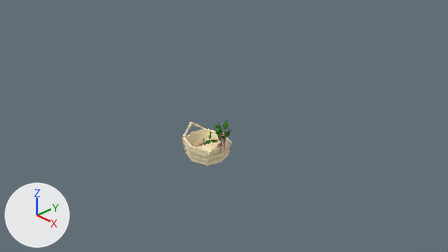
Two versions of the Blender file crops/crops/crops.blend, one commit apart.
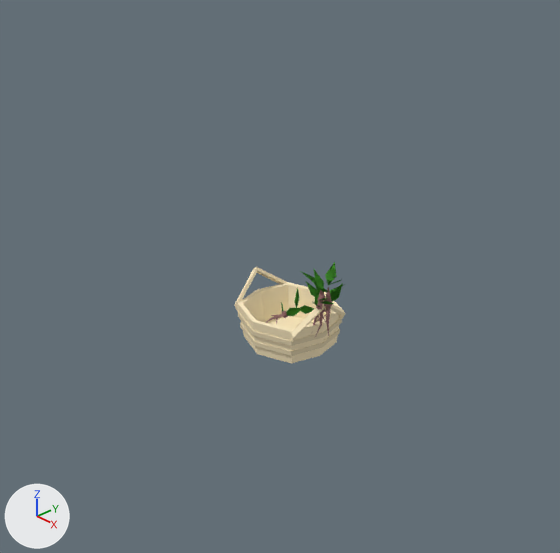
Old and new are each drawn from the file's camera 'Camera' and again close up on the part from 17% to 74% of the width and 0% to 100% of the height. Arrows for +X, +Y and +Z are at lower left; the lights stay in place. The older version's two pictures come first. The same objects are shown in both versions, whatever each file hides.

The first close-up shows 'basket', 'weed', 'weed0', 'weed1'.
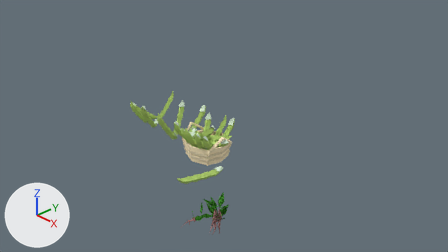
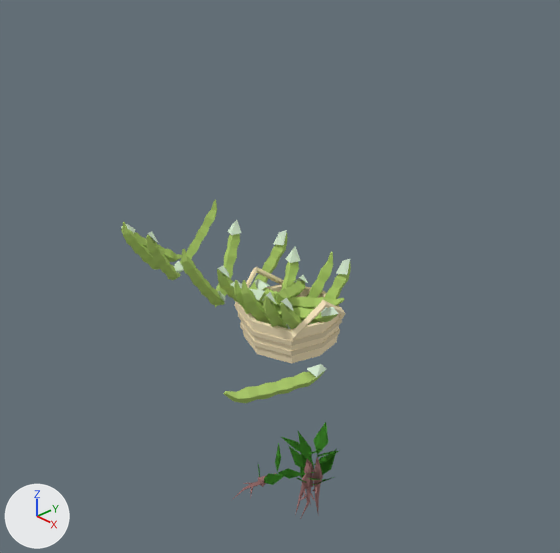
Commit message: Add bean crop items

Boxes (x1, y1, x2, y2) around the edits, measured in the close-ups (560 x 553 px):
'bean1', added: after (181, 220, 287, 307)
'bean2', added: after (121, 200, 217, 280)
'bean1 lowface', added: after (241, 246, 351, 329)
'weed1', moved: before (300, 262, 343, 336); after (280, 422, 337, 512)
'bean3', added: after (249, 275, 345, 325)
'bean', added: after (224, 364, 326, 403)
'weed0', moved: before (311, 268, 345, 337); after (295, 431, 340, 519)
'bean2 lowface', added: after (230, 252, 333, 329)
'weed', moved: before (265, 287, 314, 324); after (232, 443, 300, 500)

Diff of the bpy script that builds the scene:
```diff
--- a/crops/crops/crops.blend.py
+++ b/crops/crops/crops.blend.py
@@ mat_bean_greenpod @@
+mat_bean_greenpod = diffuse_material('bean greenpod')
+mat_bean_greenpod.base_color = (0.455, 0.653, 0.166)  # green #b4d371
@@ mat_bean_greenbud @@
+mat_bean_greenbud = diffuse_material('bean greenbud')
+mat_bean_greenbud.base_color = (0.751, 0.927, 0.713)  # pale green #e1f7dc
@@ me_cube_041 @@
+me_cube_041.from_pydata(...)  # 196 vertices, 192 faces; spans x -0.467..0.486, y -0.628..0.611, z -0.316..0.573
+# faces by material slot: [168, 24]
+me_cube_041.materials.append(mat_bean_greenpod)  # green #b4d371
+me_cube_041.materials.append(mat_bean_greenbud)  # pale green #e1f7dc
@@ me_cube_042 @@
+me_cube_042.from_pydata(...)  # 196 vertices, 192 faces; spans x -0.566..0.648, y -0.406..0.462, z -0.093..0.462
+# faces by material slot: [168, 24]
+me_cube_042.materials.append(mat_bean_greenpod)  # green #b4d371
+me_cube_042.materials.append(mat_bean_greenbud)  # pale green #e1f7dc
@@ me_cube_043 @@
+me_cube_043.from_pydata(...)  # 192 vertices, 170 faces; spans x -0.44..0.349, y -0.605..0.637, z -0.328..0.519
+# faces by material slot: [148, 22]
+me_cube_043.materials.append(mat_bean_greenpod)  # green #b4d371
+me_cube_043.materials.append(mat_bean_greenbud)  # pale green #e1f7dc
@@ me_cube_044 @@
+me_cube_044.from_pydata(...)  # 49 vertices, 48 faces; spans x -0.171..0.173, y -0.539..0.471, z -0.107..0.096
+# faces by material slot: [42, 6]
+me_cube_044.materials.append(mat_bean_greenpod)  # green #b4d371
+me_cube_044.materials.append(mat_bean_greenbud)  # pale green #e1f7dc
@@ me_cube_045 @@
+me_cube_045.from_pydata(...)  # 188 vertices, 168 faces; spans x -0.467..0.486, y -0.628..0.611, z -0.316..0.573
+# faces by material slot: [144, 24]
+me_cube_045.materials.append(mat_bean_greenpod)  # green #b4d371
+me_cube_045.materials.append(mat_bean_greenbud)  # pale green #e1f7dc
@@ me_cube_046 @@
+me_cube_046.from_pydata(...)  # 196 vertices, 184 faces; spans x -0.44..0.349, y -0.605..0.637, z -0.328..0.519
+# faces by material slot: [160, 24]
+me_cube_046.materials.append(mat_bean_greenpod)  # green #b4d371
+me_cube_046.materials.append(mat_bean_greenbud)  # pale green #e1f7dc
@@ ob_weed1 @@
 ob_weed1 = bpy.data.objects.new('weed1', me_cube_037)
-ob_weed1.location = (0.0, 0.0, 0.0)
+ob_weed1.location = (2.0, -2.0, 0.0)
@@ ob_weed0 @@
 ob_weed0 = bpy.data.objects.new('weed0', me_cube_035)
-ob_weed0.location = (0.0, 0.0, 0.0)
+ob_weed0.location = (2.0, -2.0, 0.0)
@@ ob_weed @@
 ob_weed = bpy.data.objects.new('weed', me_cube_408)
-ob_weed.location = (0.0, 0.0, 0.0)
+ob_weed.location = (2.0, -2.0, 0.0)
@@ ob_bean1 @@
+ob_bean1 = bpy.data.objects.new('bean1', me_cube_041)
+ob_bean1.location = (-1.0, 0.0, 0.0)
@@ ob_bean3 @@
+ob_bean3 = bpy.data.objects.new('bean3', me_cube_042)
+ob_bean3.location = (0.0, 0.0, 0.0)
@@ ob_bean2_lowface @@
+ob_bean2_lowface = bpy.data.objects.new('bean2 lowface', me_cube_043)
+ob_bean2_lowface.location = (0.0, 0.0, 0.0)
@@ ob_bean @@
+ob_bean = bpy.data.objects.new('bean', me_cube_044)
+ob_bean.location = (1.0, -1.0, 0.0)
@@ ob_bean1_lowface @@
+ob_bean1_lowface = bpy.data.objects.new('bean1 lowface', me_cube_045)
+ob_bean1_lowface.location = (0.0, 0.0, 0.0)
@@ ob_bean2 @@
+ob_bean2 = bpy.data.objects.new('bean2', me_cube_046)
+ob_bean2.location = (-2.0, 0.0, 0.0)
```
